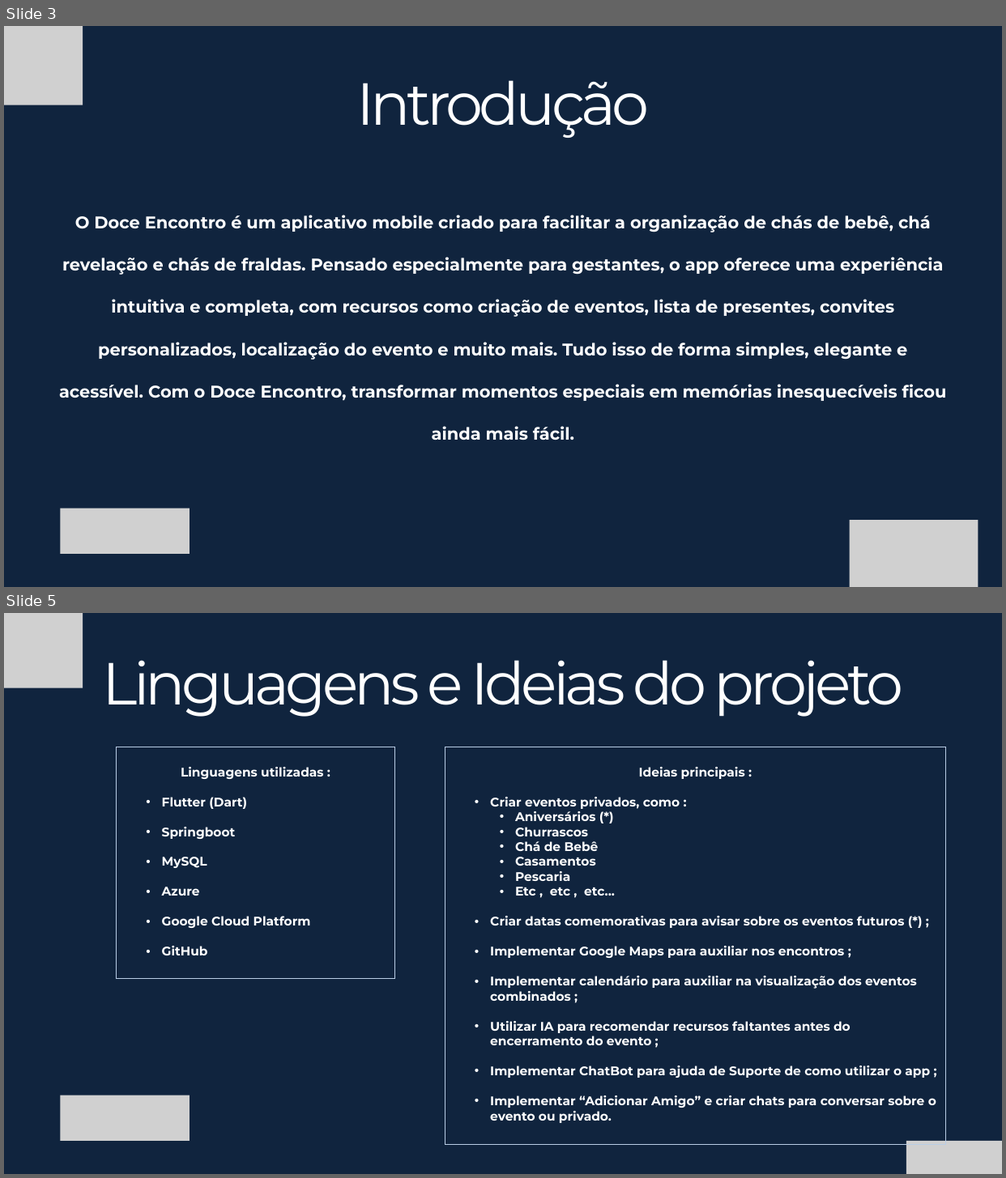
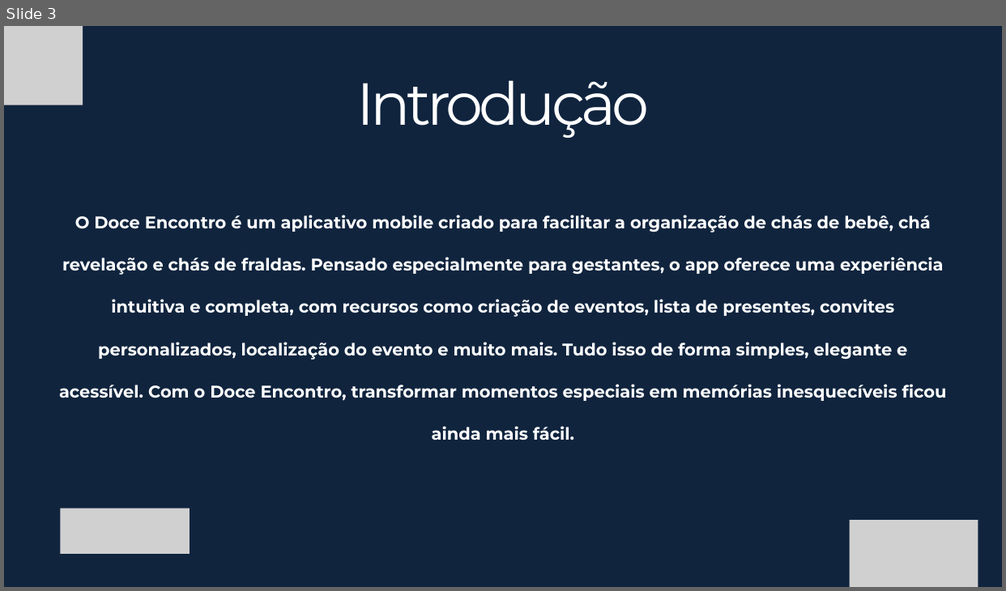
Before and after one commit to VictorAlexandreMuller/Docs, a slide deck: Eliney - Apresentação do projeto DoceEncontro AF.pptx. Shown one above the other, each under a label of ours: slides 3 and 5 before the commit, slide 3 after it; the slides between them are not shown. The pictures are 1006x1178 and 1006x591 pixels, drawn with LibreOffice and Linux fonts; fonts in the diff are those of the drawing; grey boxes stand for pictures. Boxes give left, top, right and bottom in pixels: in the first picture for what was removed or moved away, otherwise in the second. Text is boxed around its words. In the diff, an @@ line names an element or a change of style, - is before the commit and + after.

```diff
--- a/Eliney - Apresentação do projeto DoceEncontro AF.pptx
+++ b/Eliney - Apresentação do projeto DoceEncontro AF.pptx
@@ slide 5 removed at [4,613,1002,1174], background #0F243E @@
@@ picture removed at [4,613,83,688] @@
@@ text removed at [103,660,904,717] @@
-Linguagens e Ideias do projeto
@@ rectangle removed at [117,747,394,978] @@
-Linguagens utilizadas :
-  • Flutter (Dart)
-  • Springboot
-  • MySQL
-  • Azure
-  • Google Cloud Platform
-  • GitHub
@@ rectangle removed at [445,747,945,1145] @@
-Ideias principais :
-  • Criar eventos privados, como :
-    • Aniversários (*)
-    • Churrascos
-    • Chá de Bebê
-    • Casamentos
-    • Pescaria
-    • Etc , etc , etc...
-  • Criar datas comemorativas para avisar sobre os eventos futuros (*) ;
-  • Implementar Google Maps para auxiliar nos encontros ;
-  • Implementar calendário para auxiliar na visualização dos eventos combinados ;
-  • Utilizar IA para recomendar recursos faltantes antes do encerramento do evento ;
-  • Implementar ChatBot para ajuda de Suporte de como utilizar o app ;
-  • Implementar “Adicionar Amigo” e criar chats para conversar sobre o evento ou privado.
@@ picture removed at [60,1096,189,1141] @@
@@ picture removed at [906,1141,1002,1174] @@
```
Also in this commit, not shown: 5 slides added, 1 other slide removed.
